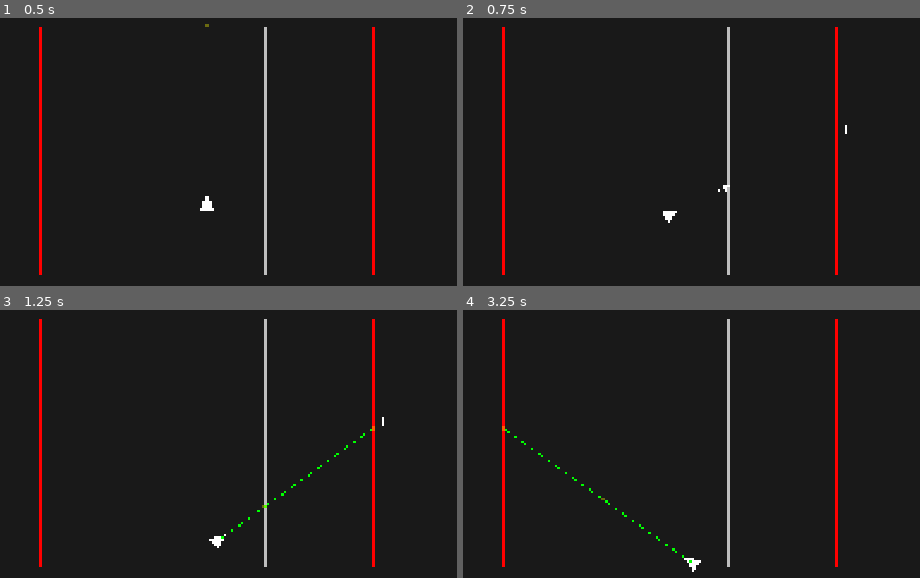
Above: before the commit, frames 1-4 (two rows, left to right).
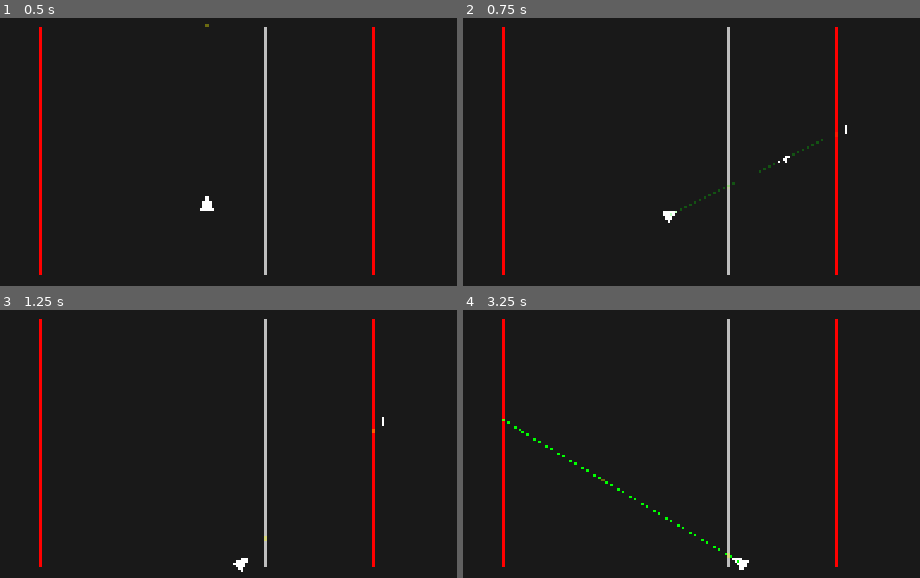
Above: after the commit, the same moments.

Repository: AlonKellner-RedHat/ricochet-game-v2
Game: Godot game, scene res://scenes/main.tscn
Two runs of this game, one before a commit and one after it. Both use one fixed random seed, a clock stepped at 60 frames per second and the inputs below.
Inputs (mouse positions are in pixels of both pictures, inside the frame that each line leads up to):
- Up to frame 1 (0.5 s): no input
- Up to frame 2 (0.75 s): tap Enter at 0.5 s; move the mouse to (846, 127) at 0.52 s; hold D (move_right) from 0.53 s (still down); hold Space (fire) from 0.53 s (still down); click (846, 127) at 0.67 s
- Up to frame 3 (1.25 s): keep holding D (move_right); keep holding Space (fire)
- Up to frame 4 (3.25 s): release D (move_right) at 1.25 s; release Space (fire) at 1.25 s; drag from (508, 465) to (632, 532) at 1.27 s; tap Space (fire) at 2 s; move the mouse to (750, 344) at 2.02 s; hold D (move_right) 2.03-2.75 s; tap Alt at 2.1 s; drag from (632, 532) to (outside the picture) at 2.77 s

Frame 1 is identical in both runs. In frame 2, 0.2% of the frame differs, in the area x 45-79%, y 45-74%; in frame 3, 0.3%; in frame 4, 0.6%, in the area x 8-63%, y 40-98%.

Commit message:
Arrow animation 2x faster, preview semi-transparent during flight
- Arrow speed 800 → 1600 u/s
- Preview fades to 25% opacity during flight instead of hiding completely

Co-Authored-By: Claude Opus 4.6 <noreply@anthropic.com>

Diff:
--- a/scripts/game/arrow_animator.gd
+++ b/scripts/game/arrow_animator.gd
@@ -1,6 +1,6 @@
 extends Node2D
 
-const ARROW_SPEED := 800.0
+const ARROW_SPEED := 1600.0
 const ARROW_LENGTH := 40.0
 const ARROW_HEAD_ANGLE := deg_to_rad(30.0)
 const ARROW_HEAD_LENGTH := 16.0
--- a/scripts/game/game_manager.gd
+++ b/scripts/game/game_manager.gd
@@ -40,7 +40,7 @@
 	var path := Tracer.trace(player_pos, dir, surfaces, GameState.new())
 
 	if _path_renderer:
-		_path_renderer.visible = false
+		_path_renderer.modulate.a = 0.25
 
 	get_tree().paused = true
 
@@ -50,4 +50,4 @@
 func _on_flight_completed() -> void:
 	get_tree().paused = false
 	if _path_renderer:
-		_path_renderer.visible = true
+		_path_renderer.modulate.a = 1.0
--- a/tests/test_stage17_arrow.gd
+++ b/tests/test_stage17_arrow.gd
@@ -36,7 +36,7 @@
 	assert_false(_arrow.is_flying(), "Arrow should not fly")
 
 func test_stage17_arrow_speed_constant() -> void:
-	assert_eq(_arrow.ARROW_SPEED, 800.0, "Arrow speed should be 800 u/s")
+	assert_eq(_arrow.ARROW_SPEED, 1600.0, "Arrow speed should be 1600 u/s")
 
 func test_stage17_arrow_animator_process_mode() -> void:
 	assert_eq(_arrow.process_mode, Node.PROCESS_MODE_ALWAYS, "Arrow should run during pause")
@@ -44,9 +44,9 @@
 func test_stage17_game_manager_process_mode() -> void:
 	assert_eq(_game_mgr.process_mode, Node.PROCESS_MODE_ALWAYS, "GameManager should run during pause")
 
-func test_stage17_preview_hidden_during_flight() -> void:
+func test_stage17_preview_faded_during_flight() -> void:
 	_fire_at(Vector2(1200, 540))
-	assert_false(_renderer.visible, "Preview should be hidden during flight")
+	assert_almost_eq(_renderer.modulate.a, 0.25, 0.01, "Preview should be semi-transparent during flight")
 
 func test_stage17_fire_starts_flying() -> void:
 	_fire_at(Vector2(1200, 540))
@@ -61,7 +61,7 @@
 func test_stage17_preview_reappears_after_flight() -> void:
 	_fire_at(Vector2(1200, 540))
 	_arrow.skip_animation()
-	assert_true(_renderer.visible, "Preview should reappear after flight")
+	assert_almost_eq(_renderer.modulate.a, 1.0, 0.01, "Preview should be fully opaque after flight")
 
 func test_stage17_arrow_disappears_after_flight() -> void:
 	_fire_at(Vector2(1200, 540))
